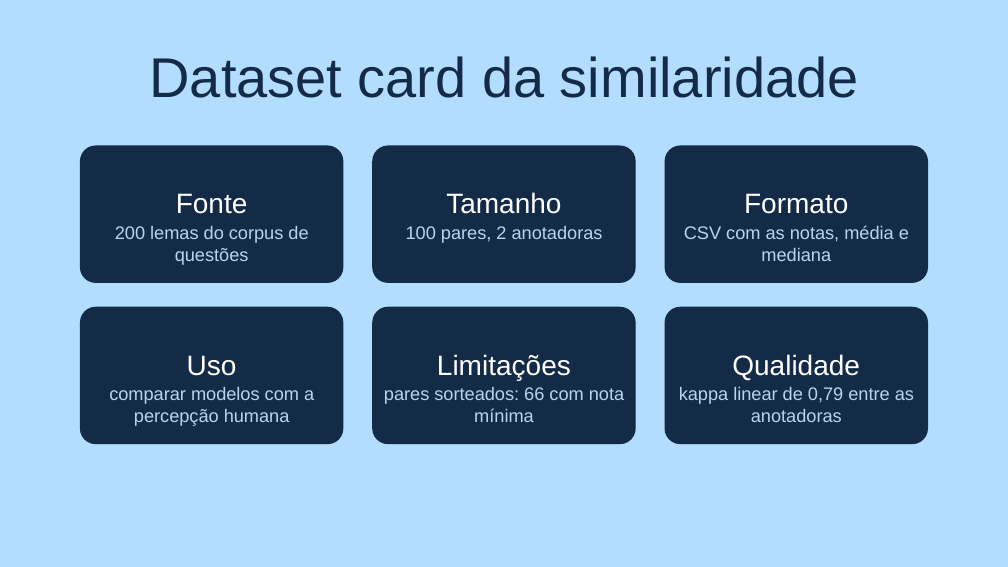
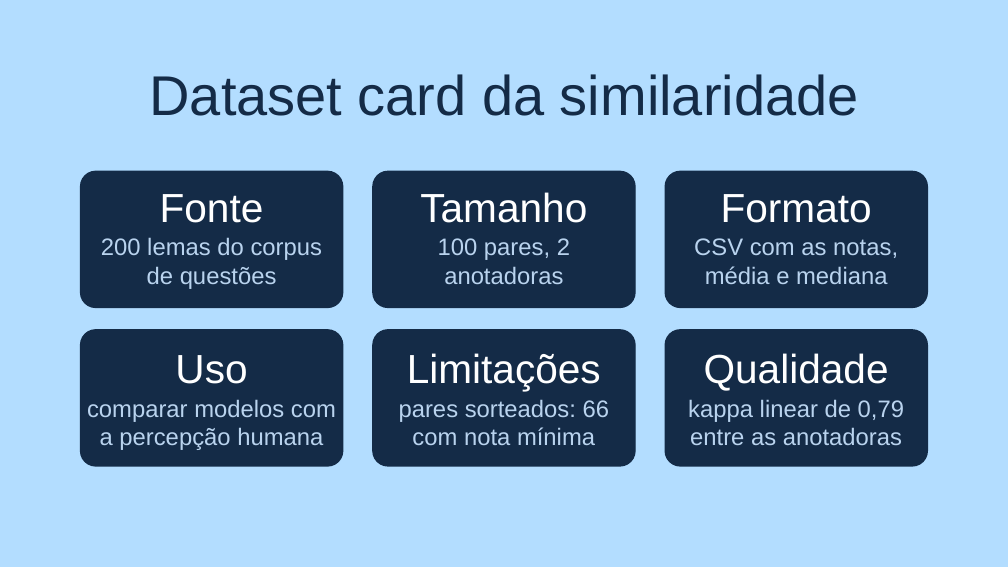
Before and after one commit to barbaradasilvadapper/T1-PLN, a slide deck: slide 16 of entregaveis/Trabalho1_PLN.pptx. Drawn at 1008x567 pixels with LibreOffice and Linux fonts; fonts in the diff are those of the drawing. Boxes give left, top, right and bottom in pixels: in the first picture for what was removed or moved away, otherwise in the second. Text is boxed around its words. In the diff, an @@ line names an element or a change of style, - is before the commit and + after.

```diff
--- a/entregaveis/Trabalho1_PLN.pptx
+++ b/entregaveis/Trabalho1_PLN.pptx
@@ text "Dataset card da similaridade": place and size @@
-text "Dataset card da similaridade" at [149,56,859,98]
+text "Dataset card da similaridade" at [149,74,859,116]
@@ 3 rounded rectangles: place and size @@
-3 rounded rectangles at [81,307,927,444]
+3 rounded rectangles at [81,171,927,307]
@@ text "200 lemas do corpus de ...": place and size @@
-text "200 lemas do corpus de ..." at [115,226,308,265]
+text "200 lemas do corpus de ..." at [101,237,323,289]
@@ size 13 to 17 pt in 6 elements at [101,237,323,289], [694,238,898,284], [399,399,610,445], [688,399,904,445], [87,399,336,450], [438,238,570,284] @@
@@ text "100 pares, 2 anotadoras": place and size @@
-text "100 pares, 2 anotadoras" at [406,226,603,243]
+text "100 pares, 2 anotadoras" at [438,238,570,284]
@@ text "CSV com as notas, média ...": place and size @@
-text "CSV com as notas, média ..." at [684,225,909,261]
+text "CSV com as notas, média ..." at [694,238,898,284]
@@ 3 rounded rectangles: place and size @@
-3 rounded rectangles at [81,146,927,282]
+3 rounded rectangles at [81,330,927,466]
@@ size 20 to 29 pt in 6 elements at [175,355,247,384], [407,353,601,391], [160,194,264,223], [420,192,587,223], [721,194,872,223], [704,353,889,391] @@
@@ text "comparar modelos com a percepção ...": place and size @@
-text "comparar modelos com a percepção ..." at [109,387,314,426]
+text "comparar modelos com a percepção ..." at [87,399,336,450]
@@ text "pares sorteados: 66 com nota ...": place and size @@
-text "pares sorteados: 66 com nota ..." at [384,387,624,422]
+text "pares sorteados: 66 com nota ..." at [399,399,610,445]
@@ text "kappa linear de 0,79 entre ...": place and size @@
-text "kappa linear de 0,79 entre ..." at [679,387,914,422]
+text "kappa linear de 0,79 entre ..." at [688,399,904,445]
```
Also in this commit, not shown: 15 other slides changed, 3 slides added, 3 slides removed, 3 other files.
